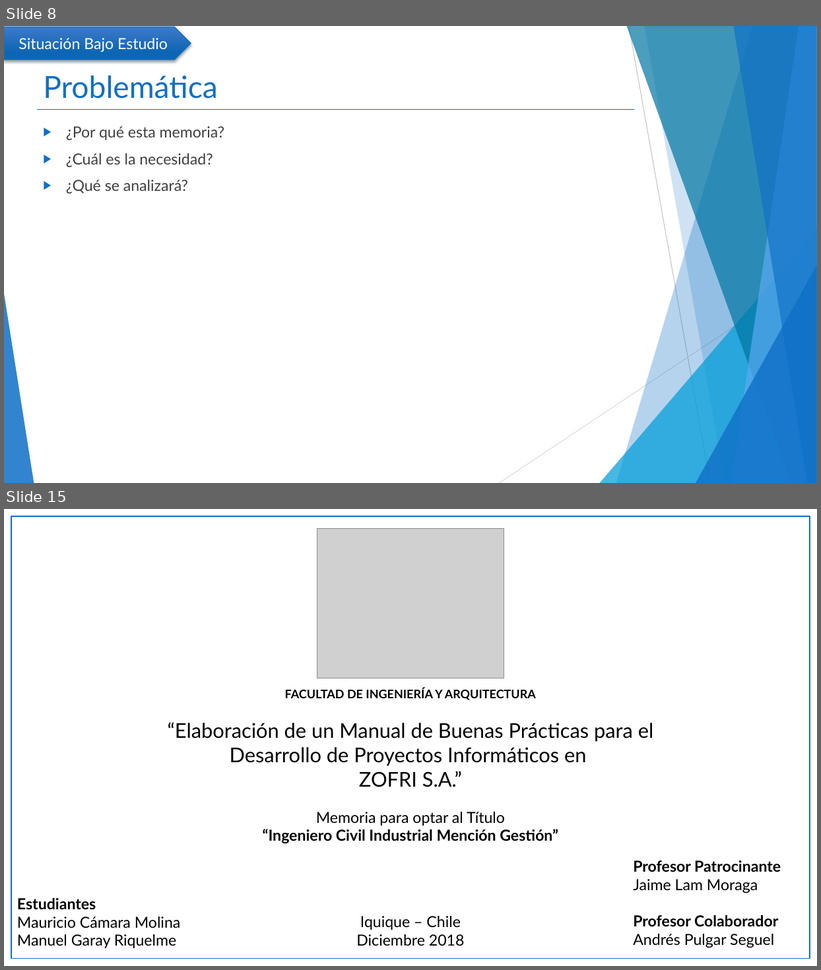
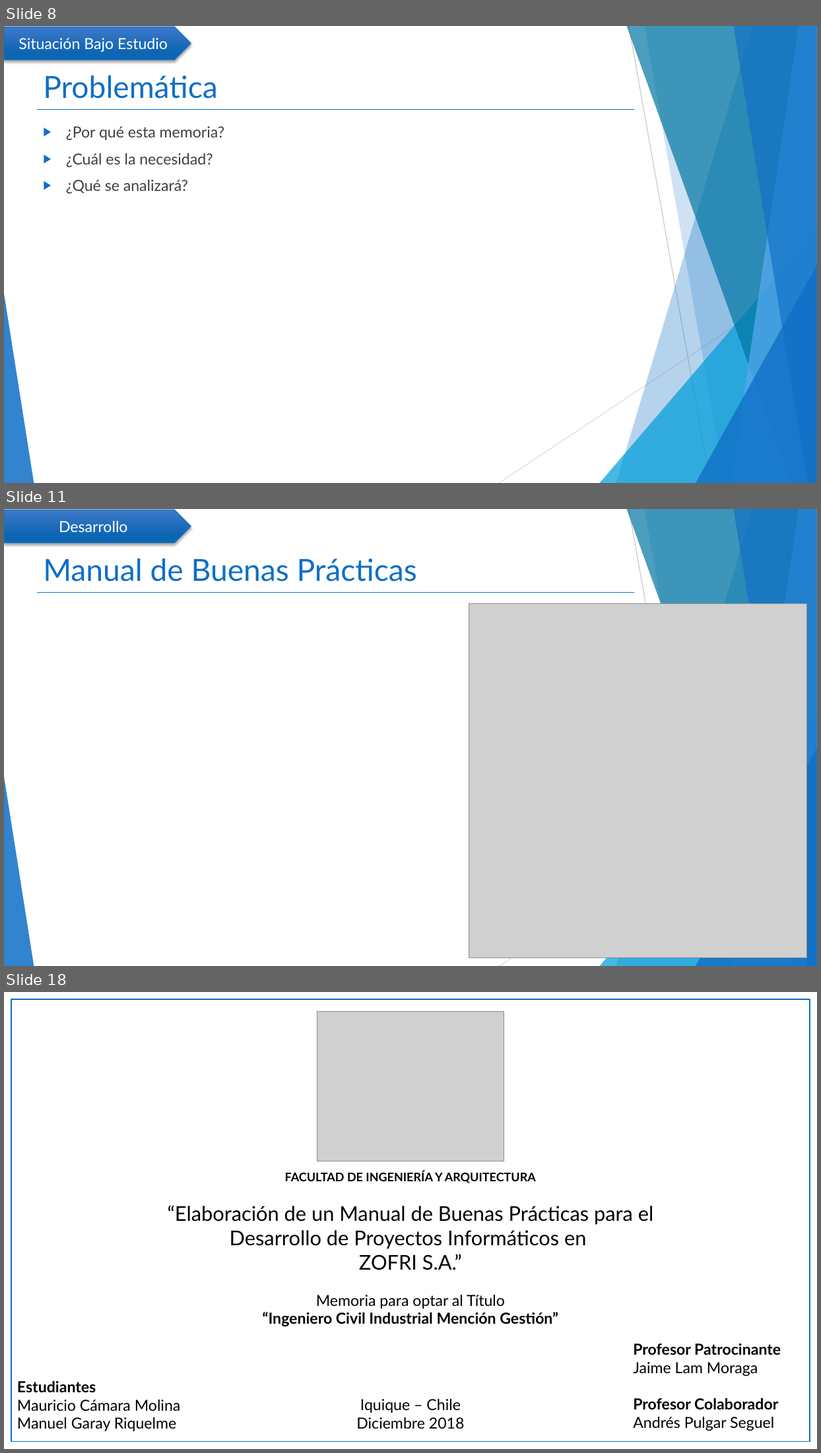
Before and after one commit to mcamara75/tituloUnap, a slide deck: 2018/TT IQQ 2018 Camara y Garay.pptx. Shown one above the other, each under a label of ours: slides 8 and 15 before the commit, slides 8, 11 and 18 after it; the slides between them are not shown. The pictures are 821x970 and 821x1453 pixels, drawn with LibreOffice and Linux fonts; fonts in the diff are those of the drawing; grey boxes stand for pictures. Boxes give left, top, right and bottom in pixels: in the first picture for what was removed or moved away, otherwise in the second. Text is boxed around its words. In the diff, an @@ line names an element or a change of style, - is before the commit and + after.

```diff
--- a/2018/TT IQQ 2018 Camara y Garay.pptx
+++ b/2018/TT IQQ 2018 Camara y Garay.pptx
@@ slide 11 added at [4,509,817,966], background #FFFFFF; not listed: 11 template elements that a slide beside it also shows @@
@@ pentagon arrow added at [4,510,191,543], fill gradient #4079C9 to #0E66B5, outline #0F6FC6 1 pt, 18 pt, text #FFFFFF @@
+Desarrollo
@@ title added at [43,559,417,582], 36 pt, text #0F6FC6 @@
+Manual de Buenas Prácticas
@@ picture added at [469,603,807,958] @@
@@ what was slide 15 is now slide 18 @@
```
Also in this commit, not shown: 5 slides changed, 3 other slides added, 1 slide removed.
